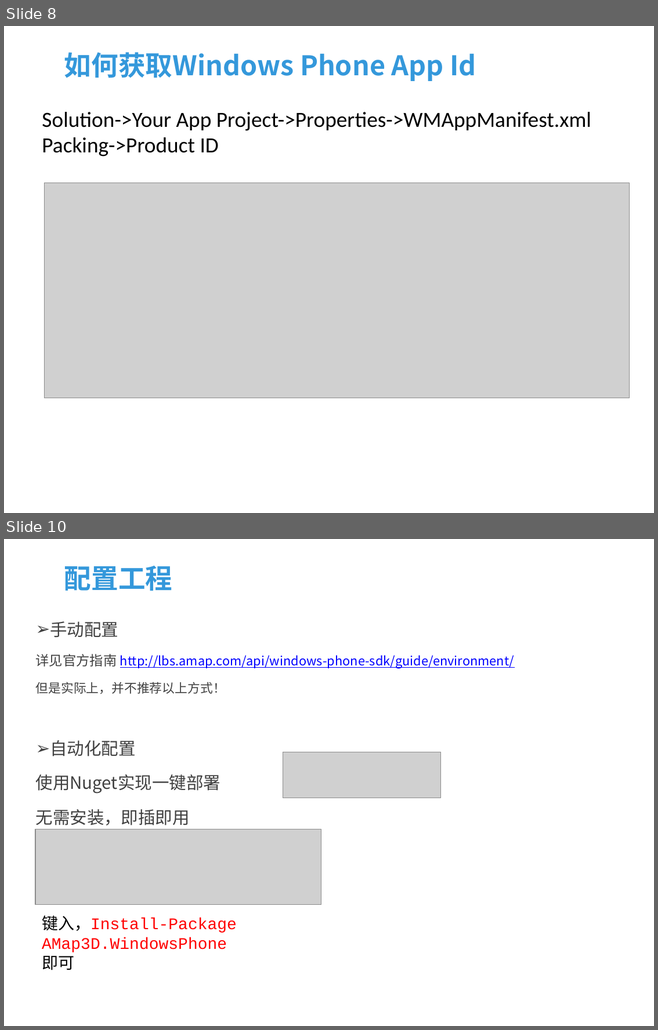
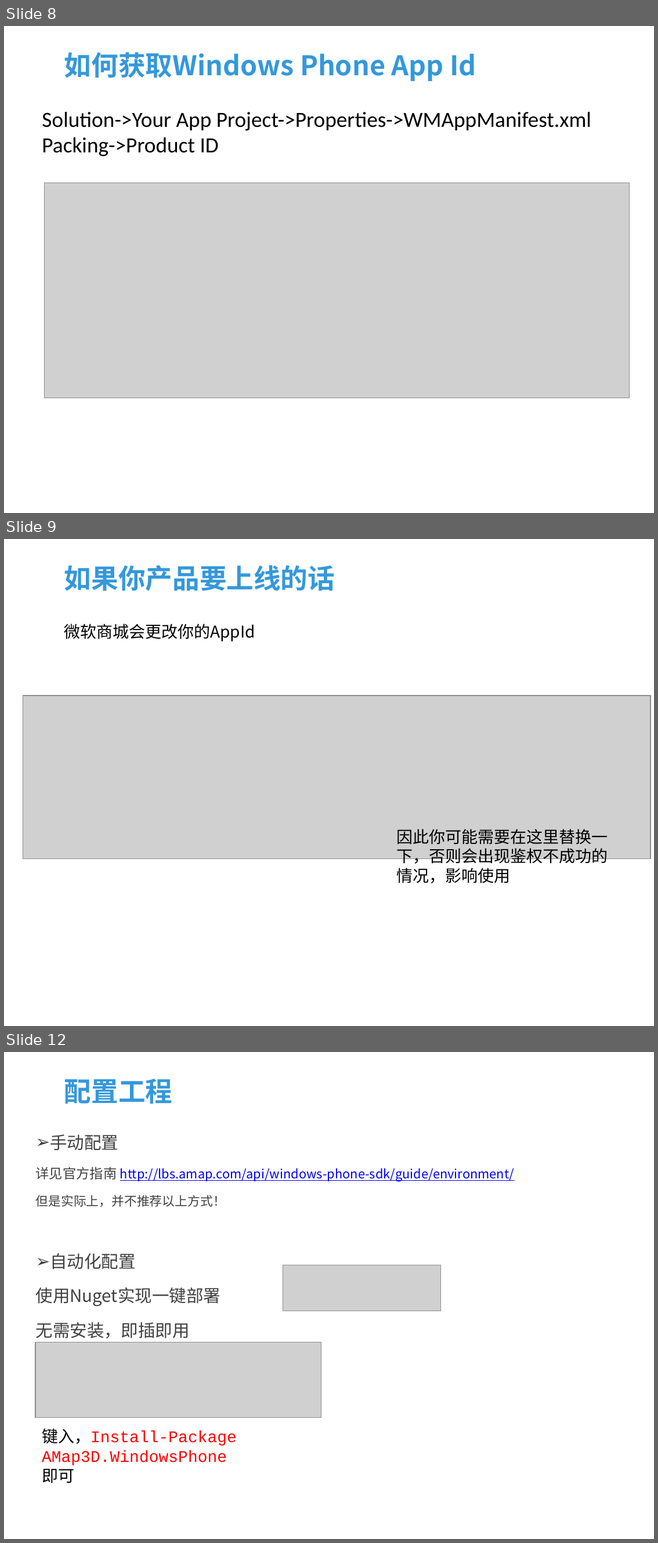
Before and after one commit to fifa0329/HelloAmap, a slide deck: 课程ppt/WP SDK开发指南1.pptx. Shown one above the other, each under a label of ours: slides 8 and 10 before the commit, slides 8, 9 and 12 after it; the slides between them are not shown. The pictures are 658x1030 and 658x1543 pixels, drawn with LibreOffice and Linux fonts; fonts in the diff are those of the drawing; grey boxes stand for pictures; background and template pictures are left out. Boxes give left, top, right and bottom in pixels: in the first picture for what was removed or moved away, otherwise in the second. Text is boxed around its words. In the diff, an @@ line names an element or a change of style, - is before the commit and + after.

```diff
--- a/课程ppt/WP SDK开发指南1.pptx
+++ b/课程ppt/WP SDK开发指南1.pptx
@@ slide 9 added at (4, 539, 654, 1026), background picture (left out) @@
@@ title added at (64, 565, 335, 591), 30 pt, text #3498DB, bold @@
+如果你产品要上线的话
@@ text added at (64, 624, 255, 642), 18 pt, text #000000 @@
+微软商城会更改你的AppId
@@ picture added at (23, 696, 650, 859) @@
@@ text added at (397, 829, 608, 884), 18 pt, text #000000 @@
+因此你可能需要在这里替换一下，否则会出现鉴权不成功的情况，影响使用
@@ what was slide 10 is now slide 12 @@
```
Also in this commit, not shown: 6 slides changed, 4 other slides added, 3 other files.
